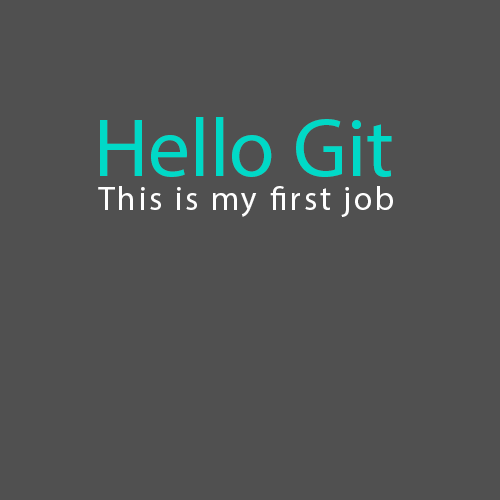
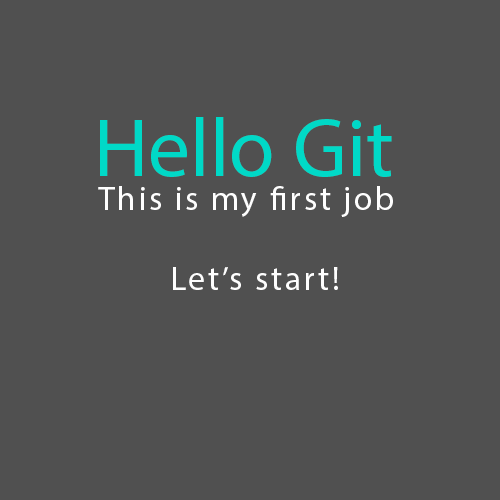
Two versions of the same layered image (w=500, h=500). Layer-by-layer changes:
added layer "Let’s start!" above "This is my first job" over (x1=173, y1=267, x2=338, y2=290)
